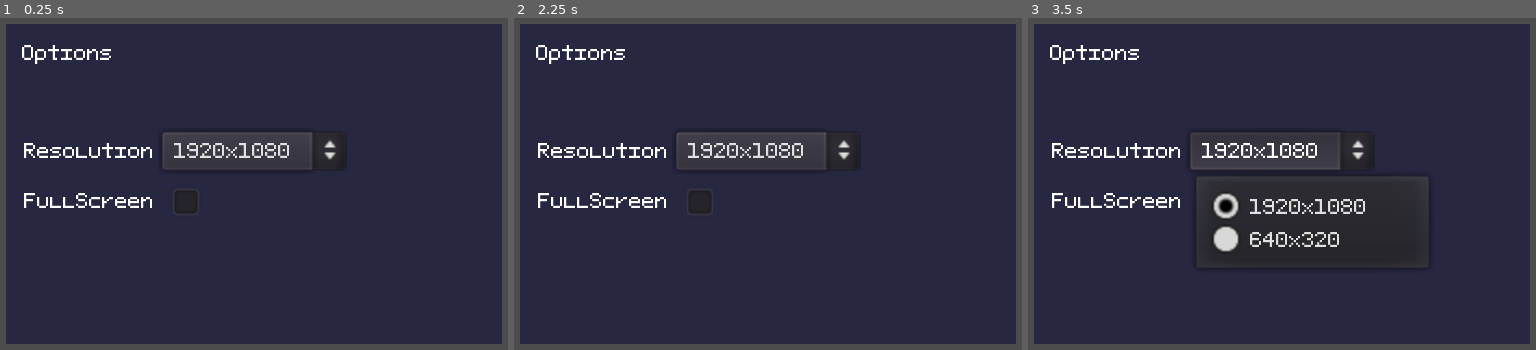
Above: before the commit, frames 1-3 (left to right).
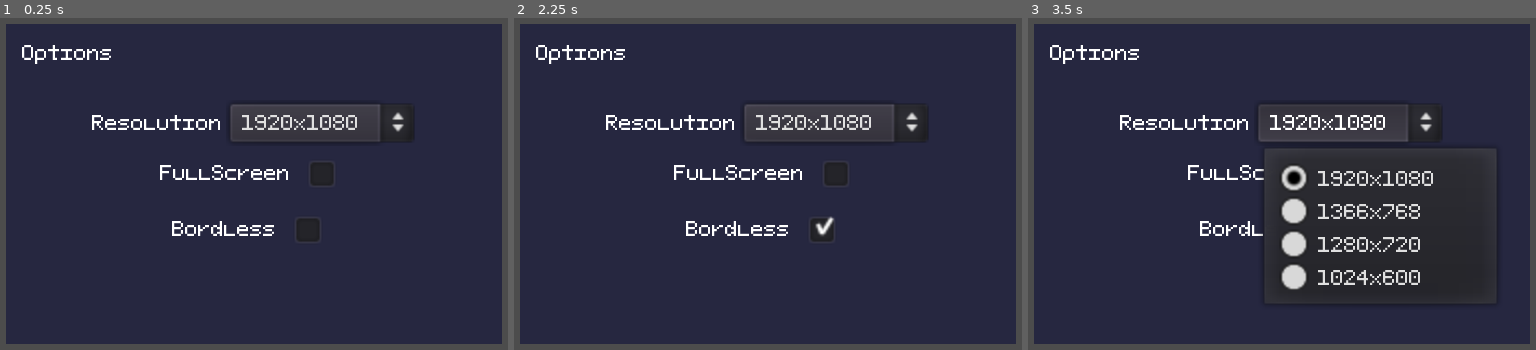
Above: after the commit, the same moments.

Repository: zMenta/DinosaurRun
Game: Godot game, scene res://scenes/interface/menu_options/MenuOptions.tscn
The game is run twice, just before and just after one commit, with the same random seed, the same clock (stepped at 60 frames per second) and the same inputs. This scene is started directly instead of the project's main scene.
Inputs (mouse positions are in pixels of both pictures, inside the frame that each line leads up to; where the layout moved, square brackets give the same spot in the first picture):
- Up to frame 1 (0.25 s): no input
- Up to frame 2 (2.25 s): click "1920x1080" at 0.5 s; click (834, 174) [701, 200] at 1.25 s; click (823, 230) at 2.02 s
- Up to frame 3 (3.5 s): click "1920x1080" at 2.75 s

The runs differ from the first frame. In frame 1, 5.3% of the frame differs, in the area x 4-82%, y 26-68%; in frame 2, 5.4%; in frame 3, 8.2%, in the area x 4-82%, y 26-82%.

Commit message:
basic resolution selection

Diff:
--- a/DinosaurRun/scenes/interface/menu_options/MenuOptions.gd
+++ b/DinosaurRun/scenes/interface/menu_options/MenuOptions.gd
@@ -1,14 +1,28 @@
 extends Control
 
-export(Array, String) var available_resolutions
+onready var resolution_options_button := $ColorRect/VBoxContainer/Resolution/OptionButtonResolution
 
-onready var resolution_options := $ColorRect/VBoxContainer/Resolution/OptionButtonResolution
+var resolutions: Dictionary = {
+	"1920x1080": Vector2(1920, 1080),
+	"1366x768": Vector2(1366, 768),
+	"1280x720": Vector2(1280, 720),
+	"1024x600": Vector2(1024, 600),
+	}
 
 
 func _ready():
-	for resolution in available_resolutions:
-		resolution_options.add_item(resolution)
+	for resolution in resolutions:
+		resolution_options_button.add_item(resolution)
 
 
 func _on_CheckBox_toggled(button_pressed:bool) -> void:
 	OS.window_fullscreen = button_pressed
+
+
+func _on_CheckBoxBordless_toggled(button_pressed:bool) -> void:
+	OS.window_borderless = button_pressed
+
+
+func _on_OptionButtonResolution_item_selected(index:int) -> void:
+	var window_size: Vector2 = resolutions[resolution_options_button.get_item_text(index)]
+	OS.set_window_size(window_size)
--- a/DinosaurRun/scenes/interface/menu_options/MenuOptions.tscn
+++ b/DinosaurRun/scenes/interface/menu_options/MenuOptions.tscn
@@ -18,19 +18,21 @@
 margin_right = 114.0
 
 [node name="Resolution" type="HBoxContainer" parent="ColorRect/VBoxContainer" index="0"]
-margin_top = 46.0
+margin_top = 32.0
 margin_right = 229.0
-margin_bottom = 65.0
+margin_bottom = 51.0
+alignment = 1
 
 [node name="LabelResolution" type="Label" parent="ColorRect/VBoxContainer/Resolution" index="0"]
+margin_left = 31.0
 margin_top = 3.0
-margin_right = 70.0
+margin_right = 101.0
 margin_bottom = 16.0
 text = "Resolution"
 
 [node name="OptionButtonResolution" type="OptionButton" parent="ColorRect/VBoxContainer/Resolution" index="1"]
-margin_left = 74.0
-margin_right = 166.0
+margin_left = 105.0
+margin_right = 197.0
 margin_bottom = 19.0
 rect_min_size = Vector2( 92, 19 )
 focus_mode = 0
@@ -38,21 +40,44 @@
 text = "1920x1080"
 
 [node name="FullScreen" type="HBoxContainer" parent="ColorRect/VBoxContainer" index="1"]
-margin_top = 69.0
+margin_top = 55.0
 margin_right = 229.0
-margin_bottom = 93.0
+margin_bottom = 79.0
+alignment = 1
 
 [node name="LabelFullscreen" type="Label" parent="ColorRect/VBoxContainer/FullScreen" index="0"]
+margin_left = 65.0
 margin_top = 5.0
-margin_right = 70.0
+margin_right = 135.0
 margin_bottom = 18.0
 text = "FullScreen"
 
 [node name="CheckBox" type="CheckBox" parent="ColorRect/VBoxContainer/FullScreen" index="1"]
-margin_left = 74.0
-margin_right = 98.0
+margin_left = 139.0
+margin_right = 163.0
 margin_bottom = 24.0
 focus_mode = 0
 enabled_focus_mode = 0
 
+[node name="Bordless" type="HBoxContainer" parent="ColorRect/VBoxContainer" index="2"]
+margin_top = 83.0
+margin_right = 229.0
+margin_bottom = 107.0
+alignment = 1
+
+[node name="Label" type="Label" parent="ColorRect/VBoxContainer/Bordless" index="0"]
+margin_left = 72.0
+margin_top = 5.0
+margin_right = 128.0
+margin_bottom = 18.0
+text = "Bordless"
+
+[node name="CheckBoxBordless" type="CheckBox" parent="ColorRect/VBoxContainer/Bordless" index="1"]
+margin_left = 132.0
+margin_right = 156.0
+margin_bottom = 24.0
+focus_mode = 0
+enabled_focus_mode = 0
+
+[connection signal="item_selected" from="ColorRect/VBoxContainer/Resolution/OptionButtonResolution" to="." method="_on_OptionButtonResolution_item_selected"]
 [connection signal="toggled" from="ColorRect/VBoxContainer/FullScreen/CheckBox" to="." method="_on_CheckBox_toggled"]
